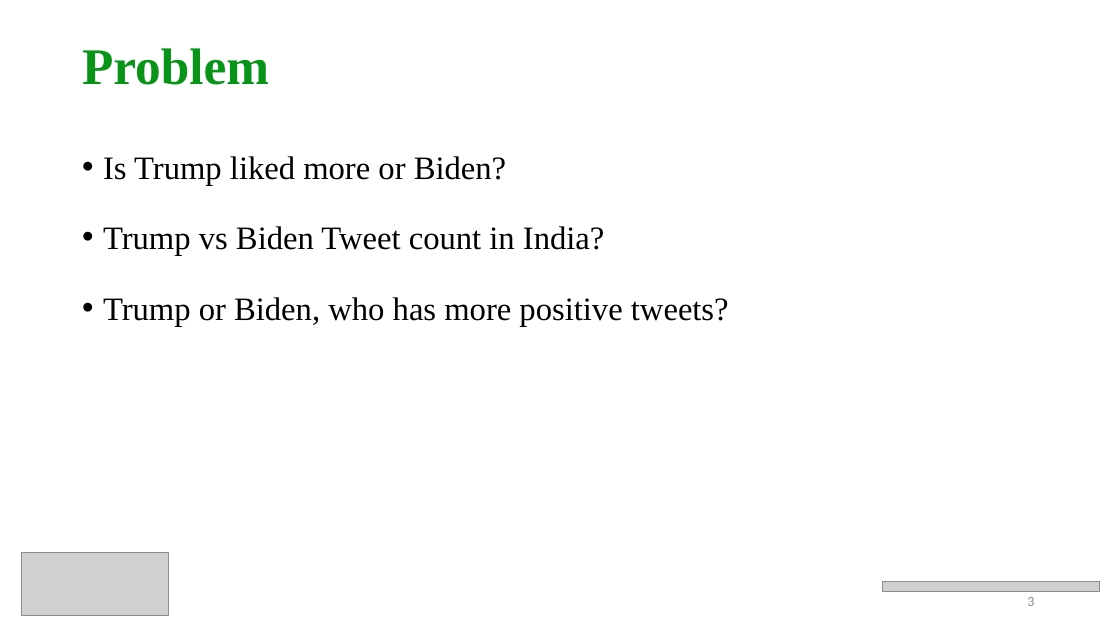
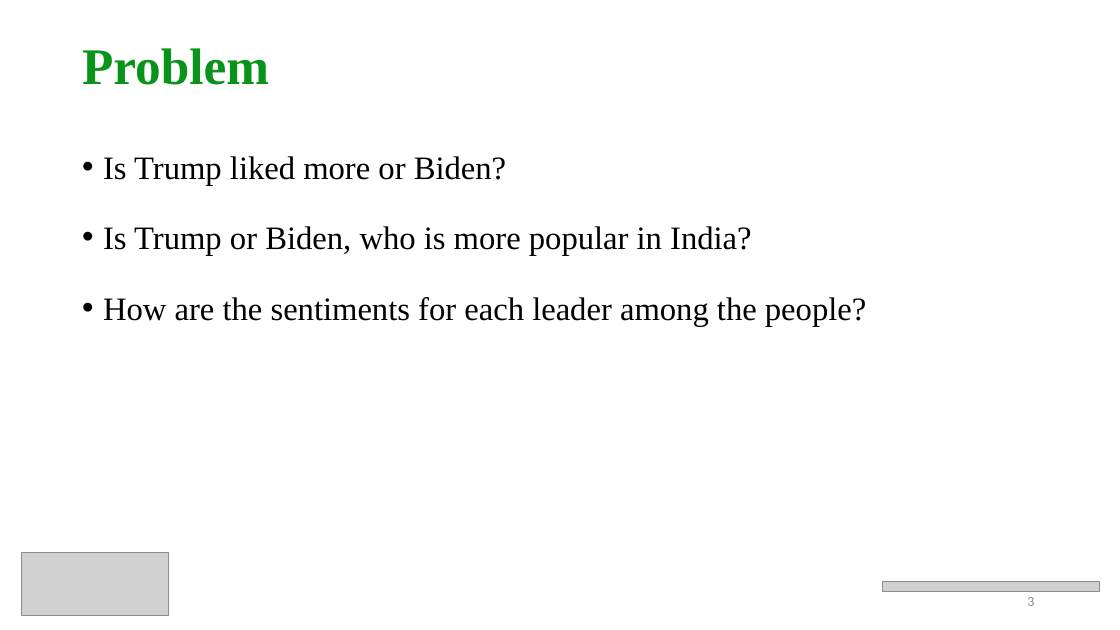
Before and after one commit to prithvikolla/Data-Visualization, a slide deck: slide 3 of Data-Visualization/Final Project/Kolla_FinalProject.pptx. Drawn at 1120x630 pixels with LibreOffice and Linux fonts; fonts in the diff are those of the drawing; grey boxes stand for pictures. Boxes give left, top, right and bottom in pixels: in the first picture for what was removed or moved away, otherwise in the second. Text is boxed around its words. In the diff, an @@ line names an element or a change of style, - is before the commit and + after.

```diff
--- a/Data-Visualization/Final Project/Kolla_FinalProject.pptx
+++ b/Data-Visualization/Final Project/Kolla_FinalProject.pptx
@@ text at (103, 226, 866, 326): text changed @@
-• Trump vs Biden Tweet count in India?
-• Trump or Biden, who has more positive tweets?
+• Is Trump or Biden, who is more popular in India?
+• How are the sentiments for each leader among the people?
```
Also in this commit, not shown: 6 other slides changed, 1 other file.
